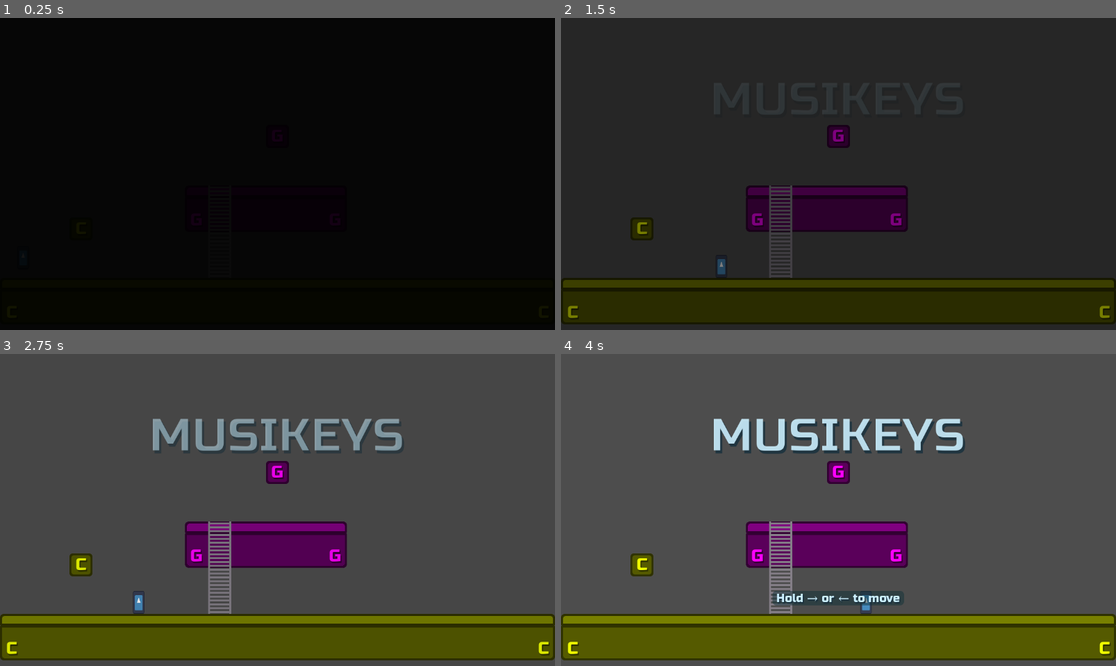
Above: before the commit, frames 1-4 (two rows, left to right).
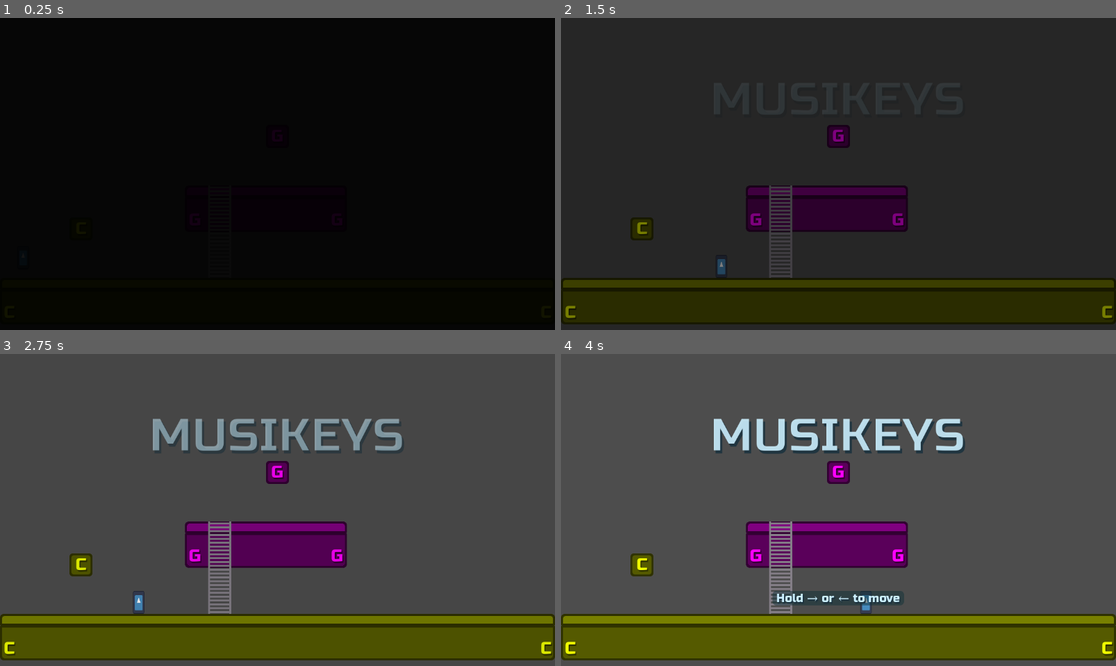
Above: after the commit, the same moments.

Repository: nicom7/game-off-2023
Game: Godot game, scene res://main.tscn
Two runs of this game, one before a commit and one after it. Both use one fixed random seed, a clock stepped at 60 frames per second and the inputs below. The engine's default icon, where the game draws it, is replaced by a stand-in: a white triangle on a blue panel in a dark square.
Inputs:
- Up to frame 1 (0.25 s): no input
- Up to frame 2 (1.5 s): tap Enter at 0.5 s; hold Right (ui_right) from 0.53 s (still down)
- Up to frame 3 (2.75 s): release Right (ui_right) at 2.03 s; hold Left (ui_left) from 2.03 s (still down)
- Up to frame 4 (4 s): release Left (ui_left) at 2.78 s; hold Right (ui_right) from 2.78 s (still down); tap Space at 3.5 s

The runs differ from the first frame. In frame 2, 0.2% of the frame differs, in the area x 0-100%, y 62-97%; in frame 3, 0.2%; in frame 4, 0.2%.

Commit message:
Align tone labels on platforms

Diff:
--- a/game_objects/platforms/platform.gd
+++ b/game_objects/platforms/platform.gd
@@ -41,8 +41,8 @@
 
 	modulate = Config.tone_colors[tone]
 	var label = Globals.get_label_from_tone(tone)
-	%LeftPivot/Label.text = label
-	%RightPivot/Label.text = label
+	%LeftLabel.text = label
+	%RightLabel.text = label
 
 # Called when the node enters the scene tree for the first time.
 func _ready() -> void:
--- a/game_objects/platforms/platform.tscn
+++ b/game_objects/platforms/platform.tscn
@@ -19,33 +19,44 @@
 [node name="LeftPivot" type="Node2D" parent="BottomPivot"]
 unique_name_in_owner = true
 
-[node name="Label" type="Label" parent="BottomPivot/LeftPivot"]
+[node name="MarginContainer" type="MarginContainer" parent="BottomPivot/LeftPivot"]
 anchors_preset = 2
 anchor_top = 1.0
 anchor_bottom = 1.0
 offset_top = -48.0
-offset_right = 48.0
+offset_right = 42.0
 grow_vertical = 0
+theme_override_constants/margin_left = 8
+theme_override_constants/margin_right = 8
+
+[node name="LeftLabel" type="Label" parent="BottomPivot/LeftPivot/MarginContainer"]
+unique_name_in_owner = true
+layout_mode = 2
 theme = ExtResource("2_vku24")
 text = "A"
-horizontal_alignment = 1
-vertical_alignment = 1
+vertical_alignment = 2
 
 [node name="RightPivot" type="Node2D" parent="BottomPivot"]
 unique_name_in_owner = true
 position = Vector2(96, 0)
 
-[node name="Label" type="Label" parent="BottomPivot/RightPivot"]
+[node name="MarginContainer" type="MarginContainer" parent="BottomPivot/RightPivot"]
 anchors_preset = 3
 anchor_left = 1.0
 anchor_top = 1.0
 anchor_right = 1.0
 anchor_bottom = 1.0
-offset_left = -48.0
+offset_left = -42.0
 offset_top = -48.0
 grow_horizontal = 0
 grow_vertical = 0
+theme_override_constants/margin_left = 8
+theme_override_constants/margin_right = 8
+
+[node name="RightLabel" type="Label" parent="BottomPivot/RightPivot/MarginContainer"]
+unique_name_in_owner = true
+layout_mode = 2
 theme = ExtResource("2_vku24")
 text = "A"
-horizontal_alignment = 1
-vertical_alignment = 1
+horizontal_alignment = 2
+vertical_alignment = 2
